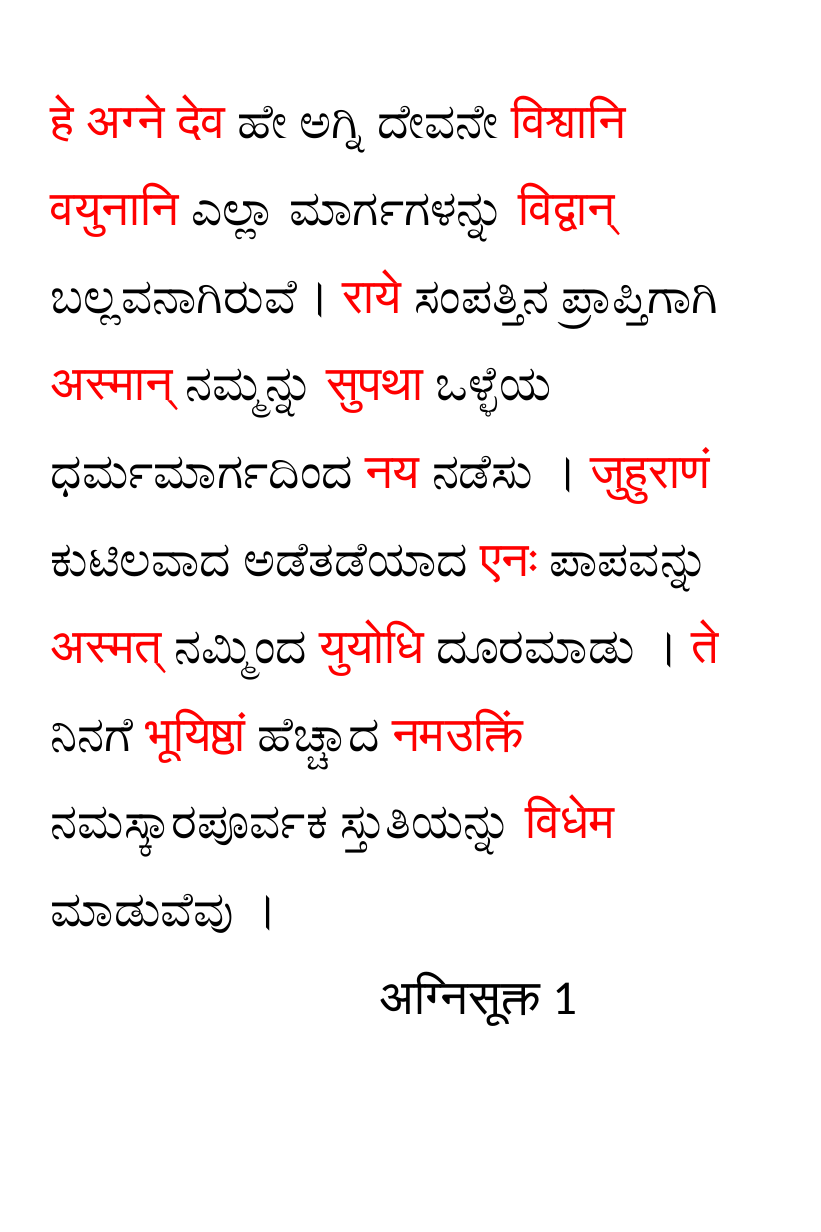
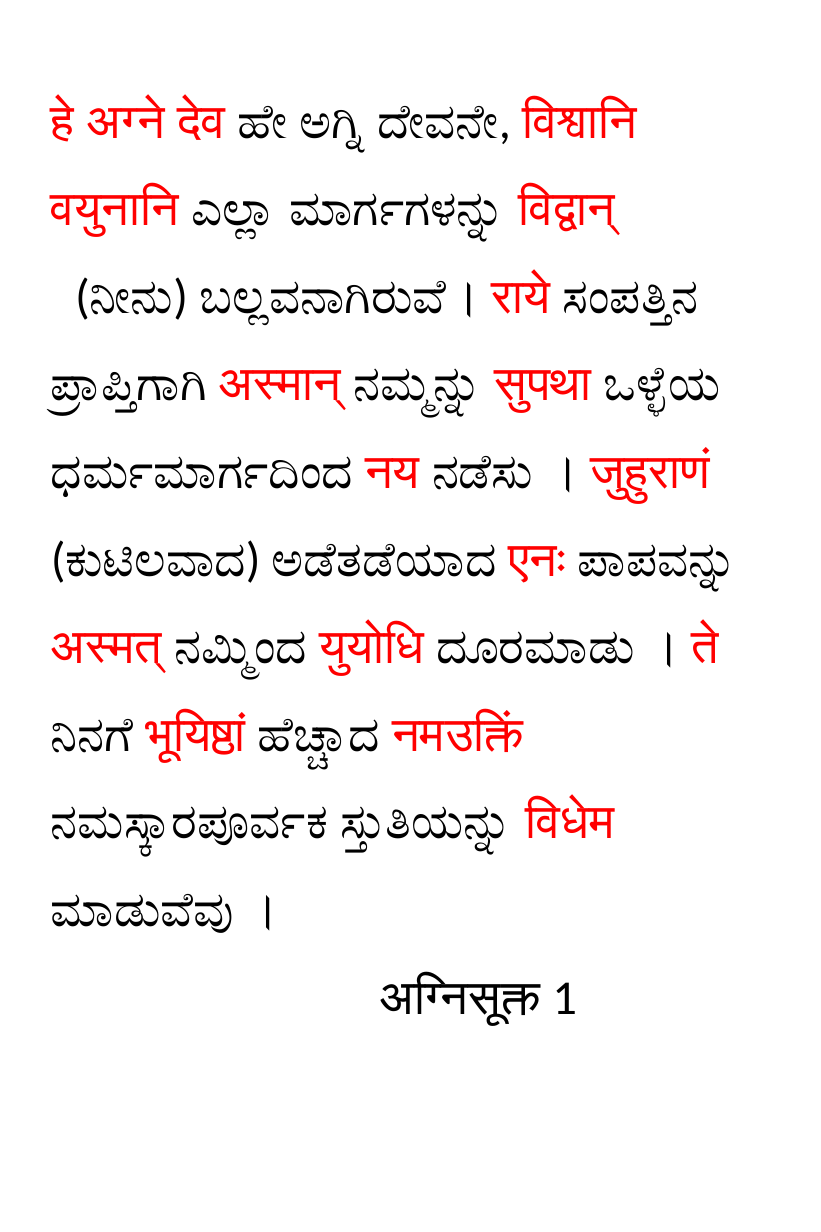
Before and after one commit to GIRISHVBHAGWAT/MY_Documents, a slide deck: slide 1 of Sookta_Artha/agni_sookta.pptx. Drawn at 821x1232 pixels with LibreOffice and Linux fonts; fonts in the diff are those of the drawing; background and template pictures are left out. Boxes give left, top, right and bottom in pixels: in the first picture for what was removed or moved away, otherwise in the second. Text is boxed around its words. In the diff, an @@ line names an element or a change of style, - is before the commit and + after.

```diff
--- a/Sookta_Artha/agni_sookta.pptx
+++ b/Sookta_Artha/agni_sookta.pptx
@@ title at (51,99,720,1026): text changed @@
-हे अग्ने देव ಹೇ ಅಗ್ನಿ ದೇವನೇ विश्वानि वयुनानि ಎಲ್ಲಾ ಮಾರ್ಗಗಳನ್ನು विद्वान् ಬಲ್ಲವನಾಗಿರುವೆ। राये ಸಂಪತ್ತಿನ ಪ್ರಾಪ್ತಿಗಾಗಿ अस्मान् ನಮ್ಮನ್ನು सुपथा ಒಳ್ಳೆಯ ಧರ್ಮಮಾರ್ಗದಿಂದ नय ನಡೆಸು । जुहुराणं ಕುಟಿಲವಾದ ಅಡೆತಡೆಯಾದ एनः ಪಾಪವನ್ನು अस्मत् ನಮ್ಮಿಂದ युयोधि ದೂರಮಾಡು । ते ನಿನಗೆ भूयिष्ठां ಹೆಚ್ಚಾದ नमउक्तिं ನಮಸ್ಕಾರಪೂರ್ವಕ ಸ್ತುತಿಯನ್ನು विधेम ಮಾಡುವೆವು ।
-अग्निसूक्त 1
+हे अग्ने देव ಹೇ ಅಗ್ನಿ ದೇವನೇ, विश्वानि वयुनानि ಎಲ್ಲಾ ಮಾರ್ಗಗಳನ್ನು विद्वान् (ನೀನು) ಬಲ್ಲವನಾಗಿರುವೆ। राये ಸಂಪತ್ತಿನ ಪ್ರಾಪ್ತಿಗಾಗಿ अस्मान् ನಮ್ಮನ್ನು सुपथा ಒಳ್ಳೆಯ ಧರ್ಮಮಾರ್ಗದಿಂದ नय ನಡೆಸು । जुहुराणं (ಕುಟಿಲವಾದ) ಅಡೆತಡೆಯಾದ एनः ಪಾಪವನ್ನು अस्मत् ನಮ್ಮಿಂದ युयोधि ದೂರಮಾಡು । ते ನಿನಗೆ भूयिष्ठां ಹೆಚ್ಚಾದ नमउक्तिं ನಮಸ್ಕಾರಪೂರ್ವಕ ಸ್ತುತಿಯನ್ನು विधेम ಮಾಡುವೆವು ।
+अग्निसूक्त 1
```
Also in this commit, not shown: 4 slides added, 1 slide removed, 8 other files.
